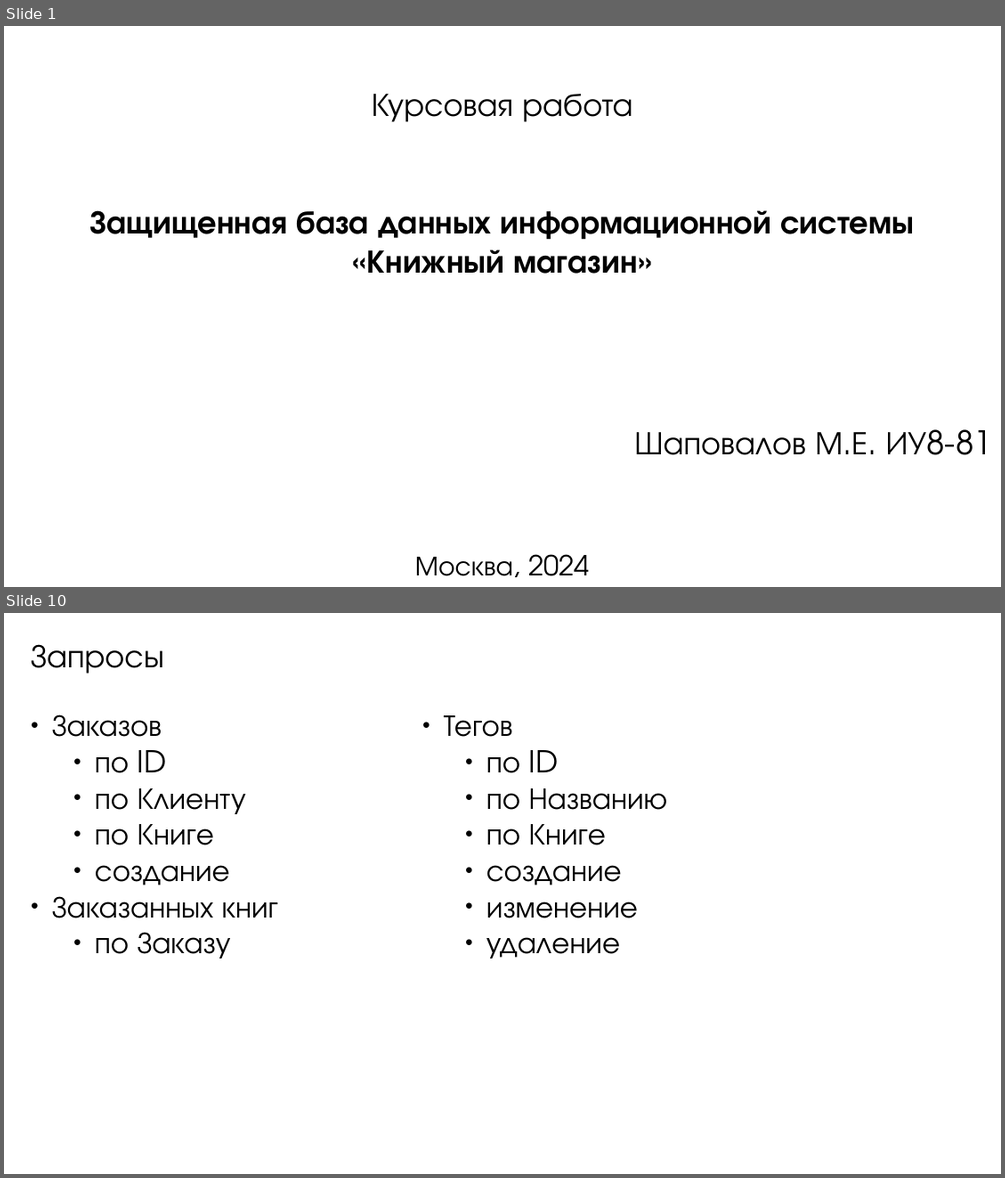
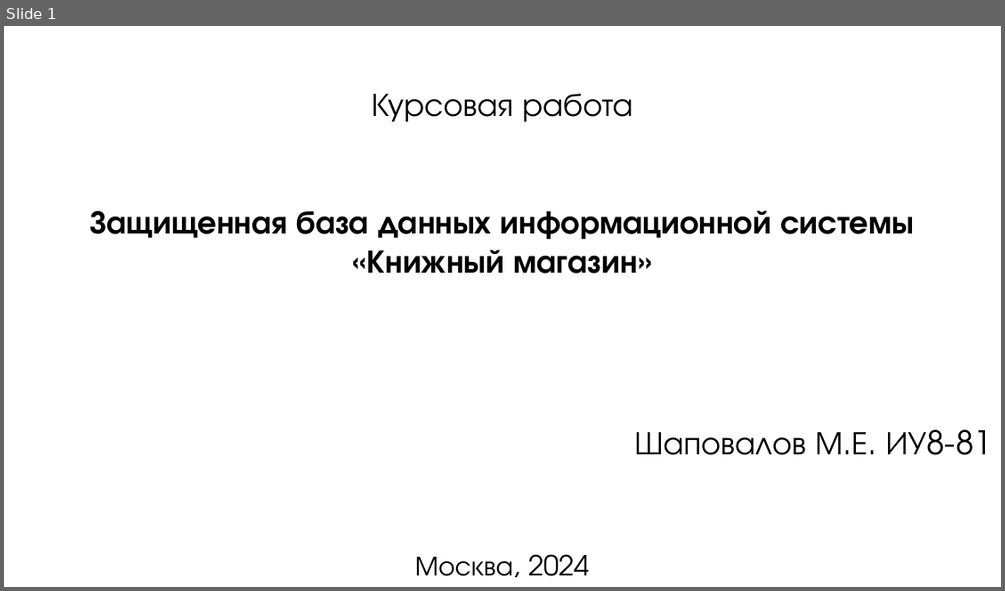
Before and after one commit to mrypdm/bsbd_kursach, a slide deck: docs/ИУ8-81. БСБД. Презентация. Шаповалов.odp. Shown one above the other, each under a label of ours: slides 1 and 10 before the commit, slide 1 after it; the slides between them are not shown. The pictures are 1005x1178 and 1005x591 pixels, drawn with LibreOffice and Linux fonts; fonts in the diff are those of the drawing. Boxes give left, top, right and bottom in pixels: in the first picture for what was removed or moved away, otherwise in the second. Text is boxed around its words. In the diff, an @@ line names an element or a change of style, - is before the commit and + after.

```diff
--- a/docs/ИУ8-81. БСБД. Презентация. Шаповалов.odp
+++ b/docs/ИУ8-81. БСБД. Презентация. Шаповалов.odp
@@ slide 10 removed at (x1=4, y1=613, x2=1001, y2=1174), background #FFFFFF @@
@@ text removed at (x1=31, y1=644, x2=164, y2=674) @@
-Запросы
@@ text removed at (x1=52, y1=714, x2=278, y2=958) @@
-● Заказов
-    ● по ID
-    ● по Клиенту
-    ● по Книге
-    ● создание
-● Заказанных книг
-    ● по Заказу
@@ text removed at (x1=444, y1=715, x2=668, y2=958) @@
-● Тегов
-    ● по ID
-    ● по Названию
-    ● по Книге
-    ● создание
-    ● изменение
-    ● удаление
```
Also in this commit, not shown: 8 slides changed, 2 slides added, 8 other slides removed, 6 other files.
